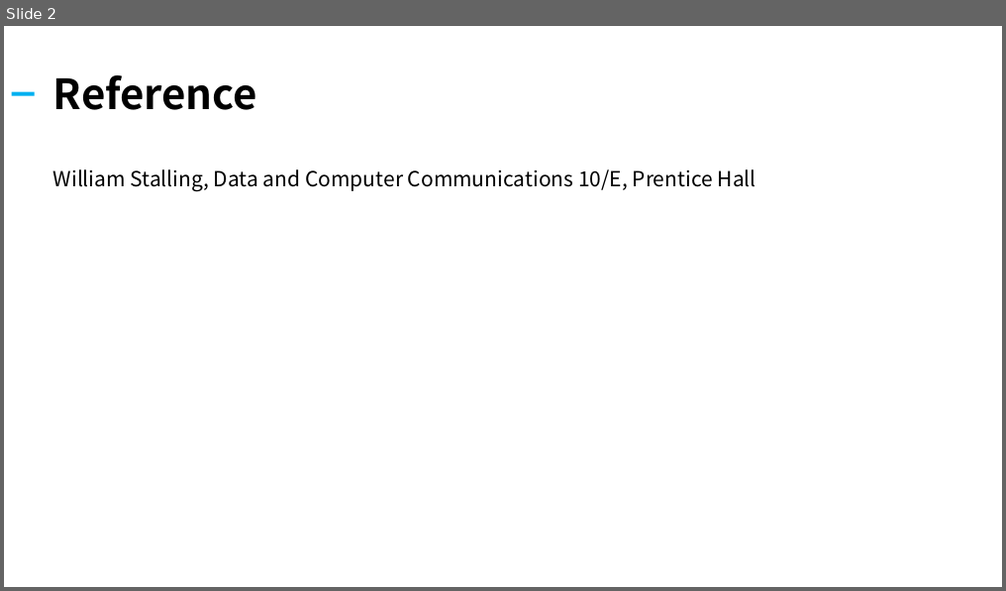
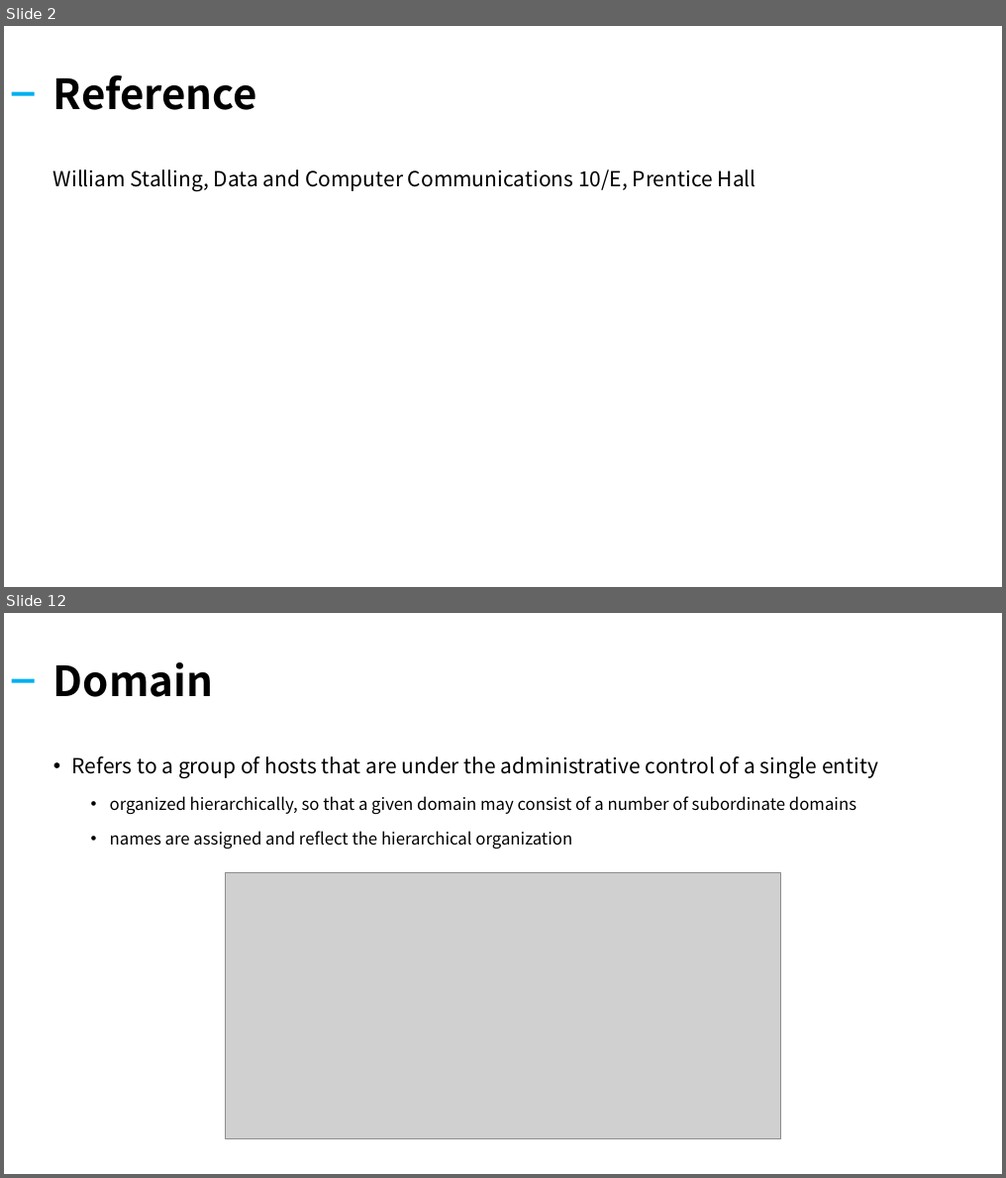
Before and after one commit to kiku99/AWS, a slide deck: Network/12. Network Internet Application.pptx. Shown one above the other, each under a label of ours: slide 2 before the commit, slides 2 and 12 after it; the slides between them are not shown. The pictures are 1006x591 and 1006x1178 pixels, drawn with LibreOffice and Linux fonts; fonts in the diff are those of the drawing; grey boxes stand for pictures. Boxes give left, top, right and bottom in pixels: in the first picture for what was removed or moved away, otherwise in the second. Text is boxed around its words. In the diff, an @@ line names an element or a change of style, - is before the commit and + after.

```diff
--- a/Network/12. Network Internet Application.pptx
+++ b/Network/12. Network Internet Application.pptx
@@ slide 12 added at (4,613,1002,1174), background #FFFFFF @@
@@ title added at (54,663,213,697), 40 pt, text #000000, bold @@
+Domain
@@ rectangle added at (12,679,35,682), fill #00B0F0 @@
@@ text added at (72,757,878,850), 16 pt, text #000000 @@
+• Refers to a group of hosts that are under the administrative control of a single entity
+  • organized hierarchically, so that a given domain may consist of a number of subordinate domains
+  • names are assigned and reflect the hierarchical organization
@@ picture added at (226,872,781,1140) @@
```
Also in this commit, not shown: 1 slide changed, 20 other slides added, 20 slides removed, 1 other file.
